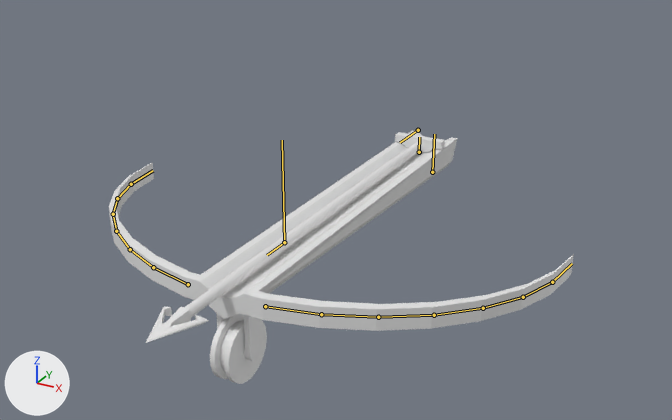
A saved change to the Blender file Assets/Resources/Models/Harpoon/HarpoonGun.blend.
Camera for both pictures: a 50 mm camera at (4.18, -6.61, 3.75) aimed at (-0.77, 2.39, -0.75). The axes (+X, +Y, +Z) are drawn at lower left. The lights are the same throughout. The bones that bend it are drawn over the model as lines.

In view in the first picture: 'HarpoonGun'.
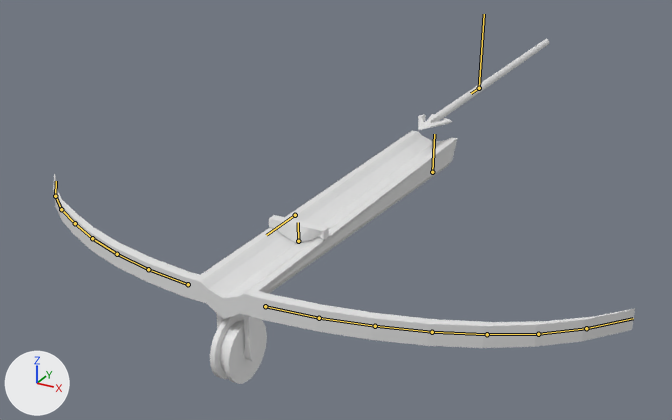
The newer file adds an action. The first version stands in its rest pose; the second is drawn at frame 49 of the action 'ArmatureAction'.

Boxes [x1, y1, x2, y2] around the edits, measured in the pictures (672 x 420 px):
'HarpoonGun', posed (25% wider, 36% taller): before [109, 131, 574, 384]; after [53, 39, 635, 384]
bone 'Crossbow1.L', root to tip: before (265, 306) to (321, 314); after (265, 306) to (319, 318)
bone 'Crossbow2.L', root to tip: before (321, 314) to (378, 317); after (319, 318) to (375, 326)
bone 'Crossbow3.L', root to tip: before (378, 317) to (434, 315); after (375, 326) to (432, 332)
bone 'Crossbow4.L', root to tip: before (434, 315) to (483, 308); after (432, 332) to (487, 334)
bone 'Crossbow5.L', root to tip: before (483, 308) to (523, 297); after (487, 334) to (538, 334)
bone 'Crossbow6.L', root to tip: before (523, 297) to (552, 282); after (538, 334) to (586, 328)
bone 'Crossbow7.L', root to tip: before (552, 282) to (572, 263); after (586, 328) to (633, 318)
bone 'Crossbow1.R', root to tip: before (188, 284) to (153, 267); after (188, 284) to (148, 269)
bone 'Crossbow2.R', root to tip: before (153, 267) to (130, 249); after (148, 269) to (117, 254)
bone 'Crossbow3.R', root to tip: before (130, 249) to (116, 231); after (117, 254) to (92, 238)
bone 'Crossbow4.R', root to tip: before (116, 231) to (113, 214); after (92, 238) to (75, 223)
bone 'Crossbow5.R', root to tip: before (113, 214) to (117, 198); after (75, 223) to (61, 209)
bone 'Crossbow6.R', root to tip: before (117, 198) to (131, 184); after (61, 209) to (55, 196)
bone 'HarpoonController', root to tip: before (284, 242) to (282, 140); after (479, 88) to (484, 14)

What the commit changed:
Bone 'Crossbow1.L' (bone_crossbow1_l) turns from (0, 0, 0) to (7, 0, 0) degrees about its own x, y and z.
Bone 'Crossbow2.L' (bone_crossbow2_l) turns from (0, 0, 0) to (5, 0, 0) degrees about its own x, y and z.
Bone 'Crossbow3.L' (bone_crossbow3_l) turns from (0, 0, 0) to (5, 0, 0) degrees about its own x, y and z.
Bone 'Crossbow4.L' (bone_crossbow4_l) turns from (0, 0, 0) to (5, 0, 0) degrees about its own x, y and z.
Bone 'Crossbow5.L' (bone_crossbow5_l) turns from (0, 0, 0) to (5, 0, 0) degrees about its own x, y and z.
Bone 'Crossbow6.L' (bone_crossbow6_l) turns from (0, 0, 0) to (5, 0, 0) degrees about its own x, y and z.
Bone 'Crossbow7.L' (bone_crossbow7_l) turns from (0, 0, 0) to (5, 0, 0) degrees about its own x, y and z.
Bone 'Crossbow1.R' (bone_crossbow1_r) turns from (0, 0, 0) to (6, 0, 0) degrees about its own x, y and z.
Bone 'Crossbow2.R' (bone_crossbow2_r) turns from (0, 0, 0) to (4, 0, 0) degrees about its own x, y and z.
Bone 'Crossbow3.R' (bone_crossbow3_r) turns from (0, 0, 0) to (4, 0, 0) degrees about its own x, y and z.
Bone 'Crossbow4.R' (bone_crossbow4_r) turns from (0, 0, 0) to (4, 0, 0) degrees about its own x, y and z.
Bone 'Crossbow5.R' (bone_crossbow5_r) turns from (0, 0, 0) to (9, 0, 0) degrees about its own x, y and z.
Bone 'Crossbow6.R' (bone_crossbow6_r) turns from (0, 0, 0) to (4, 0, 0) degrees about its own x, y and z.
Bone 'HarpoonController' (bone_harpooncontroller) moves from (0.0, 0.0, 0.0) to (0.0, 0.2, -5.0).
